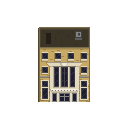
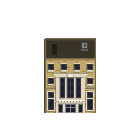
The second (128, 128) image is a revision of the first. Changes to its layers:
painted on "Layer 1" over (38, 27, 96, 113)
